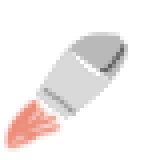
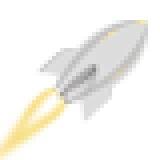
Comparing the layer stacks of the two (160, 160) images. Changes:
renamed "图层 2" to "图层 27", painted on it over <box>0,20,148,160</box>
